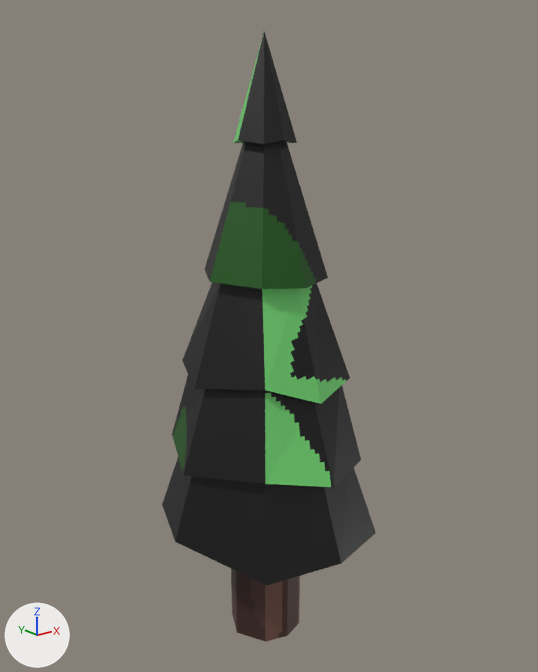
What one commit did to the Blender file Assets/Trees/Tree.blend.
Rendered twice from a 50 mm lens placed at (-3.42, -4.32, 4.3), pointed at (0.07, 0.04, 2.56). The axes (+X, +Y, +Z) are drawn at lower left. The lights are the same throughout.
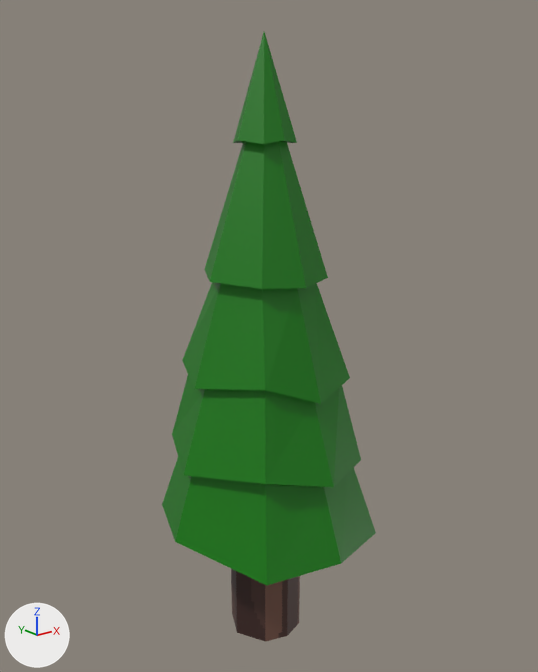
Diff of the bpy script that builds the scene:
```diff
--- a/Assets/Trees/Tree.blend.py
+++ b/Assets/Trees/Tree.blend.py
@@ mat_nadeln @@
 mat_nadeln = principled_material('Nadeln')
-mat_nadeln.texture = img_nadeln_png
+mat_nadeln.base_color = (0.00263, 0.19, 0.0)  # dark green #097900
```

Where the change shows, as pixel boxes [x1, y1, x2, y2] in the pictures (538 x 672 px):
'Cube', surface changed
    both: [162, 32, 376, 588]
